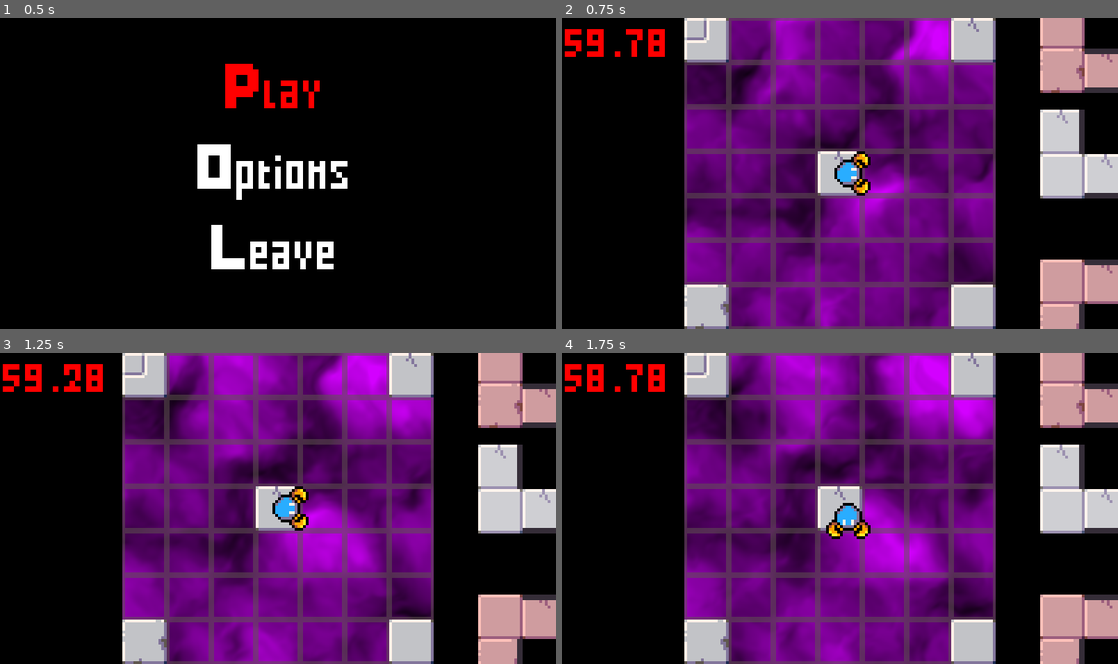
Above: before the commit, frames 1-4 (two rows, left to right).
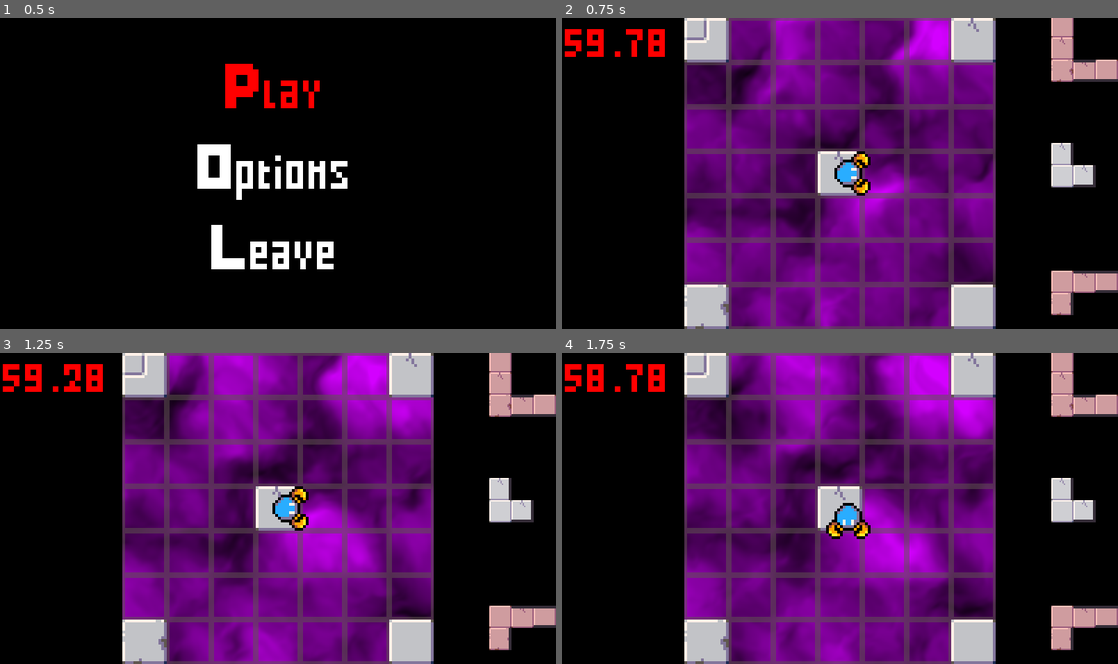
Above: after the commit, the same moments.

Repository: MrBSmith/Global2020
Game: Godot game, scene res://Scenes/GUI/Menus/ScreenTitle/ScreenTitle.tscn
The game is run twice, just before and just after one commit, with the same random seed, the same clock (stepped at 60 frames per second) and the same inputs.
Inputs (mouse positions are in pixels of both pictures, inside the frame that each line leads up to):
- Up to frame 1 (0.5 s): no input
- Up to frame 2 (0.75 s): tap Enter (ui_accept) at 0.5 s; move the mouse to (962, 157) at 0.52 s; hold Right (ui_right) from 0.53 s (still down); click (962, 157) at 0.6 s
- Up to frame 3 (1.25 s): keep holding Right (ui_right); tap Enter (ui_accept) at 0.77 s
- Up to frame 4 (1.75 s): move the mouse to (1062, 405) at 1.27 s; release Right (ui_right) at 1.28 s; hold Down (ui_down) from 1.28 s (still down); tap E (rotate_card_anti_clock) at 1.35 s; tap Enter (ui_accept) at 1.52 s

Frame 1 is identical in both runs. In frame 2, 6.5% of the frame differs, in the area x 86-100%, y 0-100%; in frame 3, 6.5%; in frame 4, 6.5%.

Commit message:
Progressive scaling

Diff:
--- a/BaseClasses/Card_Base.gd
+++ b/BaseClasses/Card_Base.gd
@@ -30,6 +30,7 @@
 var tiles_array : Array = []
 
 var rotation_dest_deg := 0
+var scale_dest := Vector2.ONE
 
 # ---- STATE MACHINE ACCESSORS -----
 
@@ -59,6 +60,9 @@
 	if rotation_dest_deg != rotation_degrees:
 		progressive_rotation()
 
+	if scale_dest != scale:
+		progressive_scaling()
+
 
 # Rotate the card progresively
 func progressive_rotation():
@@ -74,6 +78,11 @@
 
 	if abs(dest_rot - rotation_degrees) < 1.0:
 		rotation_degrees = rotation_dest_deg
+
+
+# Scale the card progresively
+func progressive_scaling():
+	scale = scale.linear_interpolate(scale_dest, 0.5)
 
 
 # Triggered by (and connected from) a child tile
--- a/Scenes/Cards/States/Generate.gd
+++ b/Scenes/Cards/States/Generate.gd
@@ -31,6 +31,10 @@
 	change_tiles_color(color_name)
 
 	states_node.set_state_by_name("Hand")
+
+
+	owner.set_scale(Vector2(0.5, 0.5))
+	owner.scale_dest = Vector2(0.5, 0.5)
 
 
 # -- spawn walls functions --
--- a/Scenes/Cards/States/InHand.gd
+++ b/Scenes/Cards/States/InHand.gd
@@ -4,3 +4,8 @@
 
 func enter_state():
 	owner.set_global_position(owner.pivot_node.get_global_position())
+	owner.scale_dest = Vector2(0.5, 0.5)
+
+
+func exit_state():
+	owner.scale_dest = Vector2.ONE
